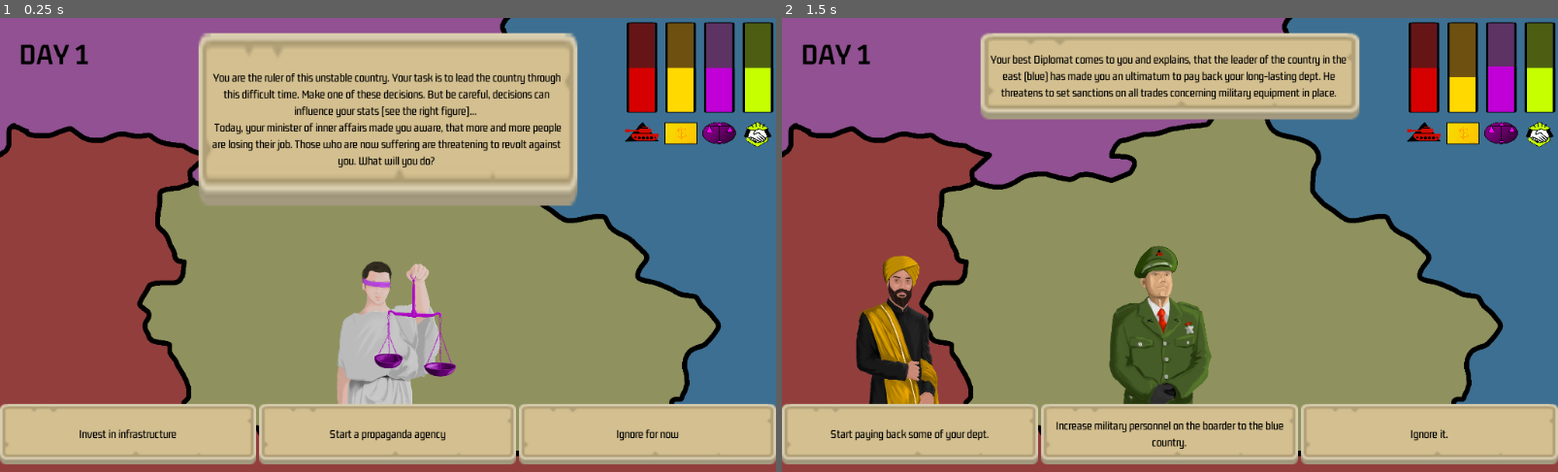
Above: before the commit, frames 1-2 (left to right).
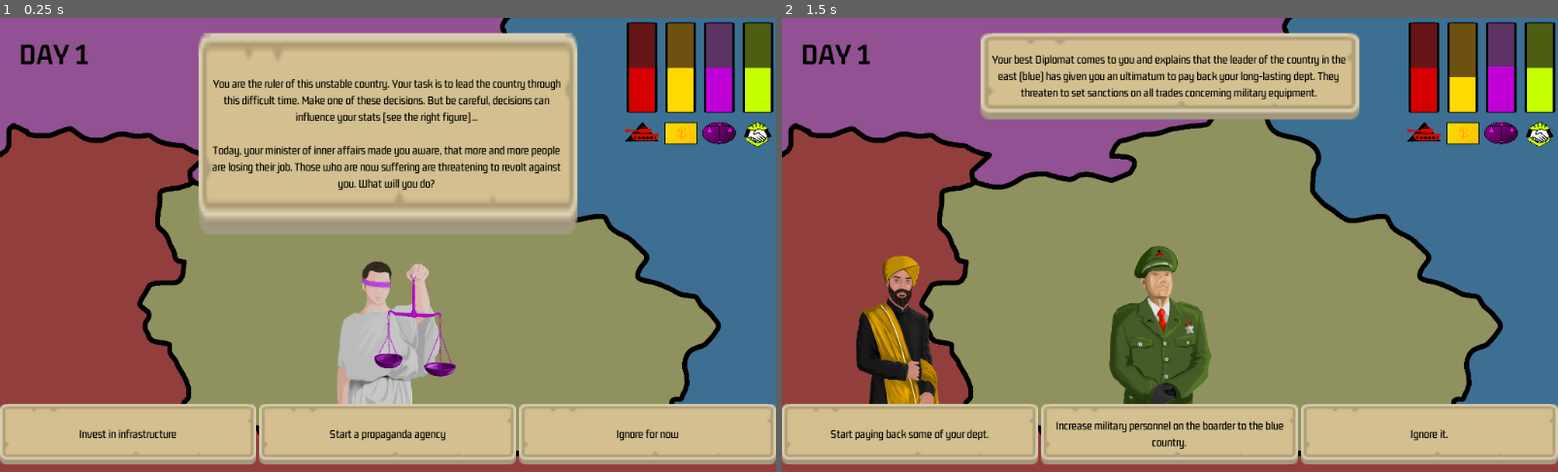
Above: after the commit, the same moments.

Repository: dsg-jam/LD49
Game: Godot game, scene res://scenes/overview.tscn
Two runs of this game, one before a commit and one after it. Both use one fixed random seed, a clock stepped at 60 frames per second and the inputs below.
Inputs (mouse positions are in pixels of both pictures, inside the frame that each line leads up to):
- Up to frame 1 (0.25 s): no input
- Up to frame 2 (1.5 s): tap Enter at 0.5 s; click (913, 435) at 1.27 s

The runs differ from the first frame. In frame 1, 9.2% of the frame differs, in the area x 25-75%, y 5-48%; in frame 2, 1.5%.

Commit message:
improve event texts

Diff:
--- a/scripts/db/decisions.gd
+++ b/scripts/db/decisions.gd
@@ -1,7 +1,7 @@
 const RAW := [{
 	"gid": 0,
 	"name": "Introduction",
-	"prompt": "You are the ruler of this unstable country. Your …(123 unchanged characters)… nce your stats [see the right figure]... \n Today, your minister of inner affairs ma …(148 unchanged characters)…
+	"prompt": "You are the ruler of this unstable country. Your …(123 unchanged characters)… nce your stats [see the right figure]...\n\nToday, your minister of inner affairs ma …(148 unchanged characters)…
 	"options": [{
 		"text": "Invest in infrastructure",
 		"id": "infrastructure",
@@ -19,13 +19,13 @@
 	}, {
 		"text": "Ignore for now",
 		"consequences": {
-			"stability": -5,
+			"stability": -15,
 		},
 	}],
 }, {
 	"gid": 1,
-	"name": "military at the blue border",
-	"prompt": "Your best Diplomat comes to you and explains, that the leader of the country in the east (blue) has made you an ultimatum to pay back your long-lasting dept. He threatens to set sanctions on all trades concerning military equipment in place.",
+	"name": "Military at the blue border",
+	"prompt": "Your best Diplomat comes to you and explains that the leader of the country in the east (blue) has given you an ultimatum to pay back your long-lasting dept. They threaten to set sanctions on all trades concerning military equipment.",
 	"options": [{
 		"text": "Start paying back some of your dept.",
 		"character": "financier",
@@ -40,7 +40,7 @@
 			"diplomacy": -20,
 			"money": -5,
 			"stability": -5,
-			"military": 5,
+			"military": 10,
 		},
 	}, {
 		"text": "Ignore it.",
@@ -61,7 +61,7 @@
 			"military": 20,
 		},
 	}, {
-		"text": "Ignore this bird",
+		"text": "Ignore the bird",
 		"id": "ignore_bird",
 		"consequences": {
 			"stability": -15,
@@ -73,7 +73,7 @@
 	"name": "Strategy leadership summit",
 	"prompt": "Organize a big fancy event and invite all the neighboring leaders with their diplomats.",
 	"options": [{
-		"text": "of course",
+		"text": "Of course",
 		"id": "accept",
 		"consequences": {
 			"money": -5,
@@ -91,14 +91,14 @@
 		"chosen_option_id": "infrastructure",
 	}],
 	"options": [{
-		"text": "take it",
-		"character": "financier",
+		"text": "Take it",
 		"consequences": {
 			"money": 5,
 			"stability": 5,
 		},
 	}, {
-		"text": "double down",
+		"text": "Double down",
+		"character": "financier",
 		"consequences": {
 			"money": -5,
 			"stability": 6,
@@ -122,7 +122,7 @@
 	}],
 }, {
 	"gid": 7,
-	"name": "trade that agreement",
+	"name": "Trade that agreement",
 	"prompt": "Country in the South (red) proposes to make a trade agreement.",
 	"options": [{
 		"text": "Sign it now!",
@@ -132,14 +132,14 @@
 			"money": 1,
 		},
 	}, {
-		"text": "renegotiate",
+		"text": "Let's pull them over the table!",
 		"consequences": {
 			"stability": -3,
 			"diplomacy": -5,
 			"money": -1,
 		},
 	}, {
-		"text": "never!",
+		"text": "Never!",
 		"consequences": {
 			"diplomacy": -5,
 		},
@@ -202,7 +202,7 @@
 }, {
 	"gid": 10,
 	"name": "Earthquake warning",
-	"prompt": "The International Earthquake Warning System (IEWS) has issued a warning for the region northeast of your country. Stay on guard! Do you want to warn the population and evacuate the region?",
+	"prompt": "The International Earthquake Warning System (IEWS) has issued a warning for the northeast region of your country. Stay on guard! Do you want to warn the population and evacuate the region?",
 	"options": [{
 		"text": "Yes! But hurry up!",
 		"character": "general",
--- a/scripts/db/eod_events.gd
+++ b/scripts/db/eod_events.gd
@@ -31,7 +31,7 @@
 }, {
 	"gid": 13,
 	"name": "Climate strike",
-	"description": "Many workers strike for two days because you ignored the climate demo.",
+	"description": "Strikes went on for two days because you ignored the climate demo.",
 	"requirements": [{
 		"gid": 9,
 		"chosen_option_id": "idc",
@@ -42,7 +42,7 @@
 }, {
 	"gid": 14,
 	"name": "Climate crisis",
-	"description": "Since you expelled the protesters, many people have lost confidence in you (as if there ever was). Well, now you have to see how you can fix it.",
+	"description": "Since you expelled the protesters, many people have lost confidence in you (as if they ever had any). Well, now you have to see how you can fix it.",
 	"requirements": [{
 		"gid": 9,
 		"chosen_option_id": "expel",
